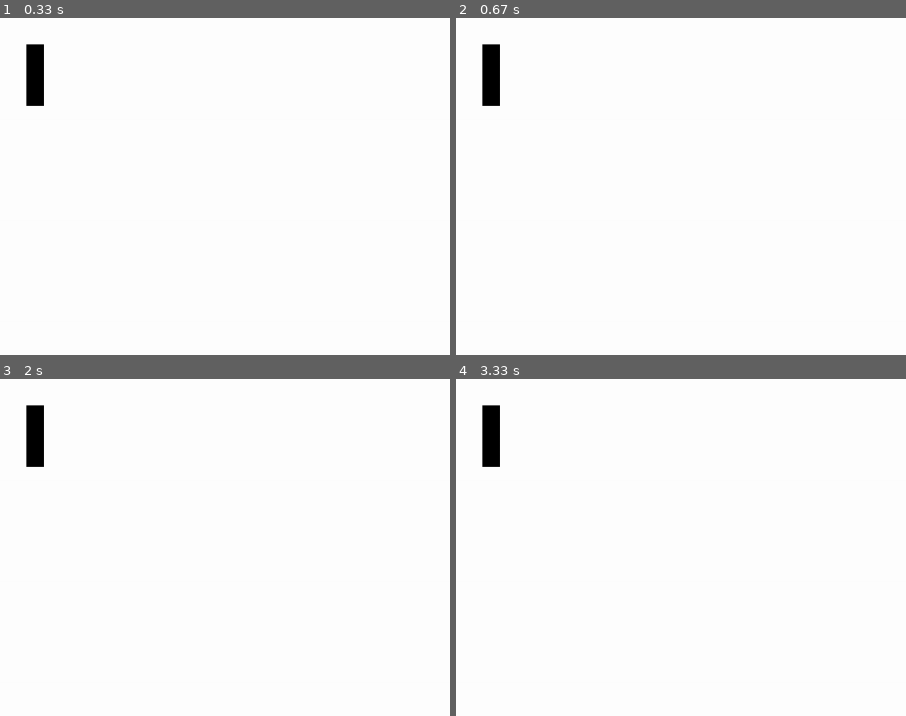
Above: before the commit, frames 1-4 (two rows, left to right).
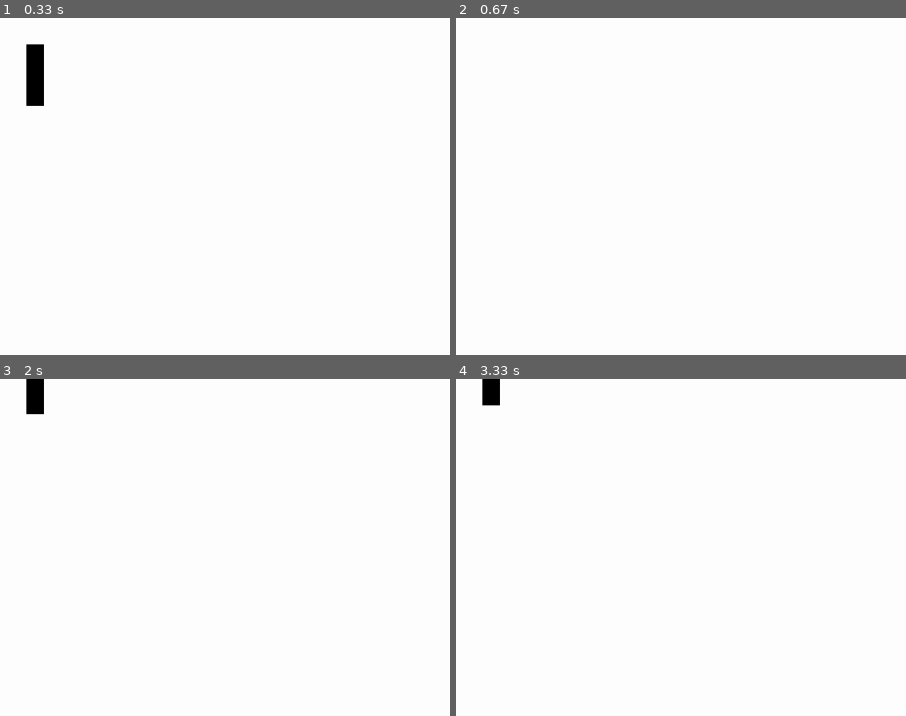
Above: after the commit, the same moments.

Repository: nicholask98/pong-pygame
Game: pygame game, started from main.py
The game is run twice, just before and just after one commit, with the same random seed, the same clock (stepped at 60 frames per second) and the same inputs.
Inputs:
- Up to frame 1 (0.33 s): no input
- Up to frame 2 (0.67 s): hold Up from 0.33 s (still down)
- Up to frame 3 (2 s): release Up at 0.8 s; hold Down 0.83-1.13 s; hold Up 1.17-1.53 s; hold Down 1.57-1.93 s; hold Up from 1.97 s (still down)
- Up to frame 4 (3.33 s): release Up at 2.27 s; hold Down 2.3-2.6 s; hold Up 2.63-3 s; hold Down from 3.03 s (still down)
The pictures show only the part of the screen within x 0-50%, y 0-50%; the shares and areas given below are measured in that part.

Frame 1 is identical in both runs. In frame 2, 0.7% of the frame differs, in the area x 5-10%, y 7-27%; in frame 3, 0.9%; in frame 4, 1.0%, in the area x 5-10%, y 0-27%.

Commit message:
Check readme

Diff:
--- a/main.py
+++ b/main.py
@@ -50,12 +50,10 @@
 
     pressed = pygame.key.get_pressed()
 
-    for key in pressed:
-        if key == pygame.locals.K_UP:
-            player.y -= 5
-        if key == pygame.locals.K_DOWN:
-            player.y += 5
-
+    if pressed[K_UP]:
+        player.y -= 5
+    if pressed[K_DOWN]:
+        player.y += 5
     player.draw()
 
     pygame.display.update()
Not shown, changed: README.md
